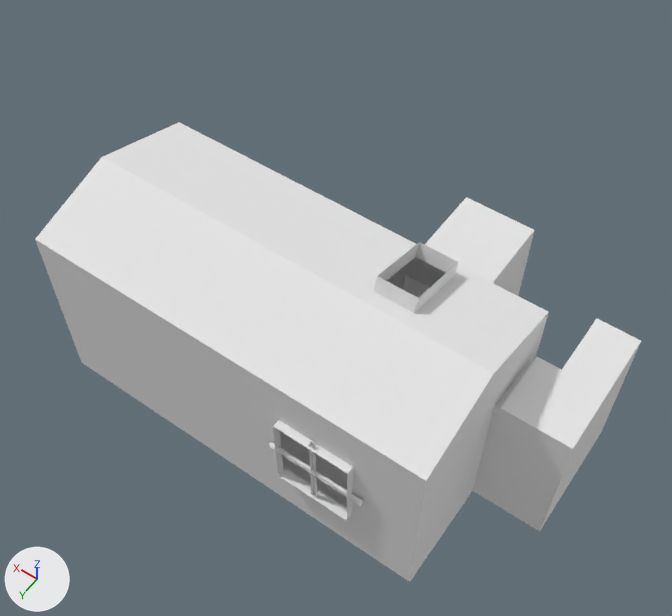
Two versions of the OBJ model models/small_house.obj, one commit apart.
Camera for both pictures: a 50 mm lens placed at (-4.76, 8.23, 16.81), pointed at (1.93, -1.14, 2.09). Every picture has the same lights, and +X, +Y and +Z are marked at lower left. Where no turn or scale is listed for an object, it has been applied to the vertices.

The first picture shows 'Plane_Plane.001'.
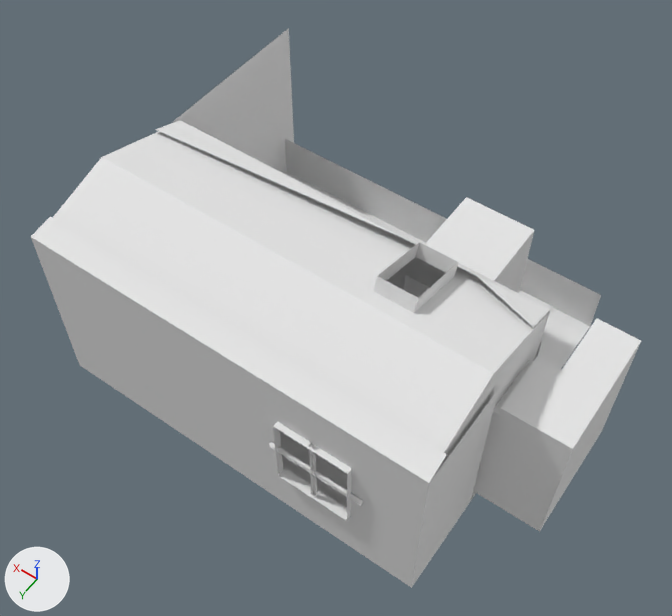
Changed parts and their boxes [x1, y1, x2, y2] in the pictures (672 x 616 px):
'Plane_Plane.001', reshaped (22% taller): before [35, 122, 641, 582]; after [31, 28, 641, 588]
part 1 of me_plane_plane_001, added: after [31, 28, 601, 588]
part 2 of me_plane_plane_001, added: after [155, 120, 553, 359]

Diff of the bpy script that builds the scene:
```diff
--- a/models/small_house.obj.py
+++ b/models/small_house.obj.py
@@ me_plane_plane_001 @@
 # used by ob_plane_plane_001; location = (0.0, 0.0, 0.0)
-me_plane_plane_001.from_pydata(...)  # 176 vertices, 322 faces; spans x -3.49..6.52, y -4.24..2.16, z 0.0..4.82
+me_plane_plane_001.from_pydata(...)  # 262 vertices, 418 faces; spans x -3.49..6.58, y -5.81..2.16, z -0.11..4.82
+# me_plane_plane_001 part 1: a new loose piece of 52 vertices spanning x -2.07..6.58, y -5.81..2.08, z -0.11..4.22, in mat_none (white #e7e7e7)
+# me_plane_plane_001 part 2
+# 21 vertices are added at x -2.0..6.52, y -5.48..0.27, z -0.09..4.27
+# 8 new vertices lie (1.34, 0.0, 0.0) away from vertices in x -2.0, y -2.11..-0.17, z -0.09..4.03
+# 5 new vertices lie (5.62, 0.0, 0.0) away from vertices in x 0.9, y -2.04..0.27, z -0.08..4.03
+# 30 new faces join them
 me_plane_plane_001.materials.append(mat_none)
```
